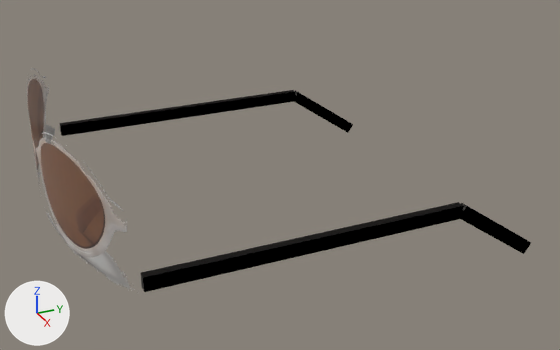
Renders of the glTF model public/ar/3d/002050A48973902.glb from each side of a commit.
Both versions are drawn from a camera (50 mm lens) standing at (0.262, -0.025, 0.108) and looking at (0.008, 0.089, -0.019). Lighting does not change. The marker at lower left points along +X, +Y and +Z. The picture after the commit comes second. Vertices at exactly the same position are counted once.

Names of what the first picture shows: 'anteojo'.
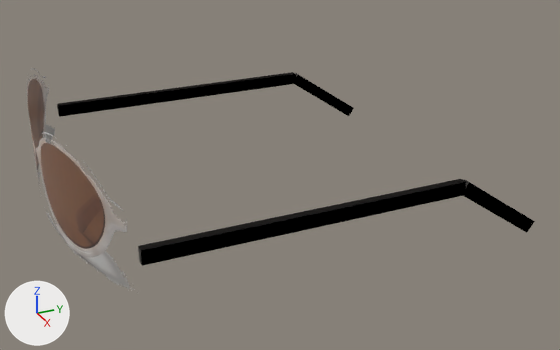
The change, as a diff of the scene's bpy script:
```diff
--- a/public/ar/3d/002050A48973902.glb.py
+++ b/public/ar/3d/002050A48973902.glb.py
@@ me_mesh_0 @@
 # used by ob_anteojo; location = (0.0, 0.0, 0.0)
-me_mesh_0.from_pydata(...)  # 98 vertices, 112 faces; spans x -0.071..0.071, y 0.0..0.164, z -0.04..0.02
+me_mesh_0.from_pydata(...)  # 98 vertices, 112 faces; spans x -0.071..0.071, y 0.0..0.164, z -0.031..0.02
+# me_mesh_0 part 1: the loose piece of 8 vertices spanning x -0.069..-0.067, y 0.018..0.131, z -0.018..-0.013 is moved by (0.0, 0.0, 0.009)
+# me_mesh_0 part 2: the loose piece of 8 vertices spanning x -0.069..-0.067, y 0.13..0.164, z -0.04..-0.014 is moved by (0.0, 0.0, 0.009)
+# me_mesh_0 part 3: the loose piece of 8 vertices spanning x 0.067..0.069, y 0.018..0.131, z -0.018..-0.013 is moved by (0.0, 0.0, 0.009)
+# me_mesh_0 part 4: the loose piece of 8 vertices spanning x 0.067..0.069, y 0.13..0.164, z -0.04..-0.014 is moved by (0.0, 0.0, 0.009)
 me_mesh_0.materials.append(mat_frente)
```

Where the change shows, as pixel boxes (x1, y1, x2, y2) in the pictures (560 x 350 px; the box of a moved part takes in the faces that stretch with it):
'anteojo', reshaped: before (27, 68, 531, 292); after (27, 68, 535, 291)
part 1 of me_mesh_0, moved or reshaped: before (59, 90, 295, 136); after (57, 72, 296, 117)
part 2 of me_mesh_0, moved or reshaped: before (294, 90, 353, 133); after (295, 73, 354, 116)
part 3 of me_mesh_0, moved or reshaped: before (140, 202, 464, 292); after (138, 179, 466, 266)
part 4 of me_mesh_0, moved or reshaped: before (459, 203, 531, 254); after (462, 179, 535, 233)
